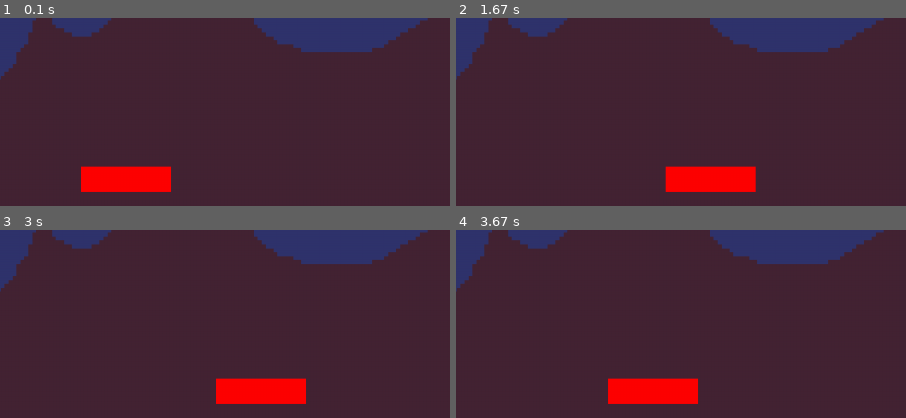
Above: before the commit, frames 1-4 (two rows, left to right).
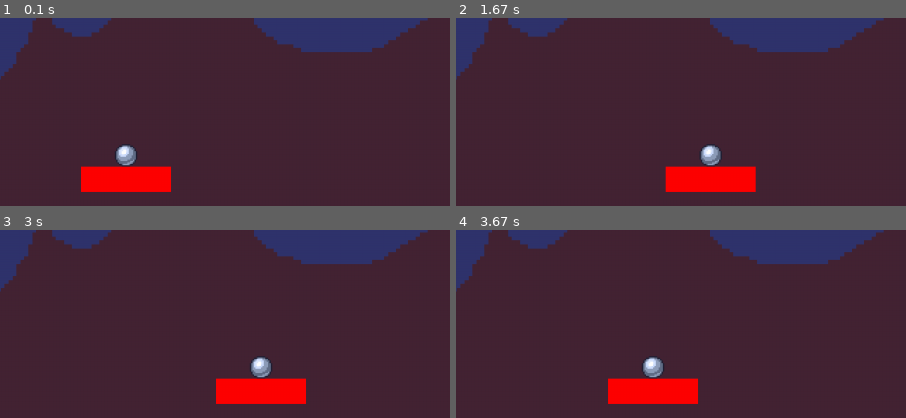
Above: after the commit, the same moments.

Repository: brccabral/Python_Pygame_Breakout
Game: pygame game, started from code/main.py
The game is run twice, just before and just after one commit, with the same random seed, the same clock (stepped at 60 frames per second) and the same inputs.
Inputs:
- Up to frame 1 (0.1 s): no input
- Up to frame 2 (1.67 s): hold Right 0.33-0.8 s; hold Right 0.83-1.3 s; hold Left from 1.33 s (still down)
- Up to frame 3 (3 s): release Left at 1.87 s; hold Left 1.9-2.3 s; hold Right 2.33-2.97 s
- Up to frame 4 (3.67 s): hold Left 3-3.47 s; hold Right from 3.5 s (still down)
The pictures show only the part of the screen within x 36-86%, y 50-100%; the shares and areas given below are measured in that part.

The runs differ from the first frame. In frame 1, 0.5% of the frame differs, in the area x 25-31%, y 67-79%; in frame 2, 0.4%; in frame 3, 0.5%; in frame 4, 0.5%.

Commit message:
added Ball to screen

Diff:
--- a/code/main.py
+++ b/code/main.py
@@ -1,7 +1,7 @@
 import pygame
 import sys
 import time
-from sprites import Player
+from sprites import Ball, Player
 from settings import WINDOW_WIDTH, WINDOW_HEIGHT, FRAMERATE
 
 
@@ -22,6 +22,7 @@
 
         # sprites
         self.player = Player(self.all_sprites)
+        self.ball = Ball(self.all_sprites, self.player)
 
     def create_bg(self):
         bg_original = pygame.image.load("graphics/other/bg.png").convert()
--- a/code/sprites.py
+++ b/code/sprites.py
@@ -1,3 +1,4 @@
+import random
 from typing import List
 import pygame
 from settings import WINDOW_WIDTH, WINDOW_HEIGHT
@@ -40,3 +41,30 @@
         self.pos.x += self.direction.x * self.speed * dt
         self.rect.x = round(self.pos.x)
         self.screen_constraint()
+
+
+class Ball(pygame.sprite.Sprite):
+    def __init__(self, groups: List[pygame.sprite.Group], player: pygame.sprite.Sprite):
+        super().__init__(groups)
+
+        # collisions
+        self.player = player
+
+        # setup
+        self.image = pygame.image.load("graphics/other/ball.png").convert_alpha()
+
+        # position
+        self.rect = self.image.get_rect(midbottom=self.player.rect.midbottom)
+        self.direction = pygame.math.Vector2((random.choice((1, -1)), -1))
+        self.pos = pygame.math.Vector2(self.rect.topleft)
+        self.speed = 400
+
+        # active
+        self.active = False
+
+    def update(self, dt: float):
+        if self.active:
+            pass
+        else:
+            self.rect.midbottom = self.player.rect.midtop
+            self.pos = pygame.math.Vector2(self.rect.topleft)
